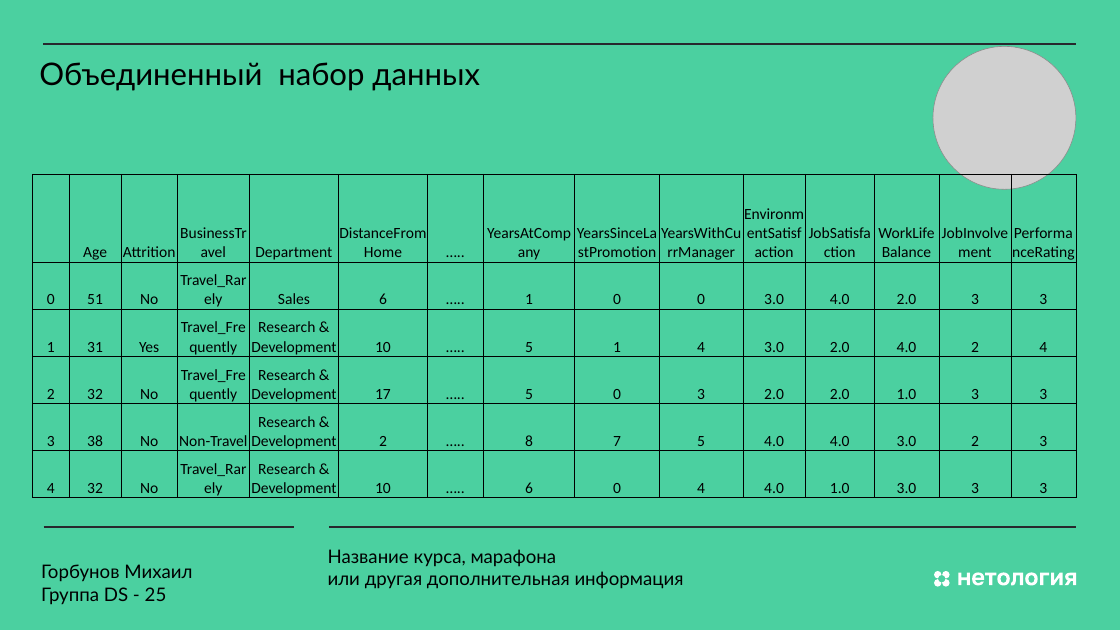
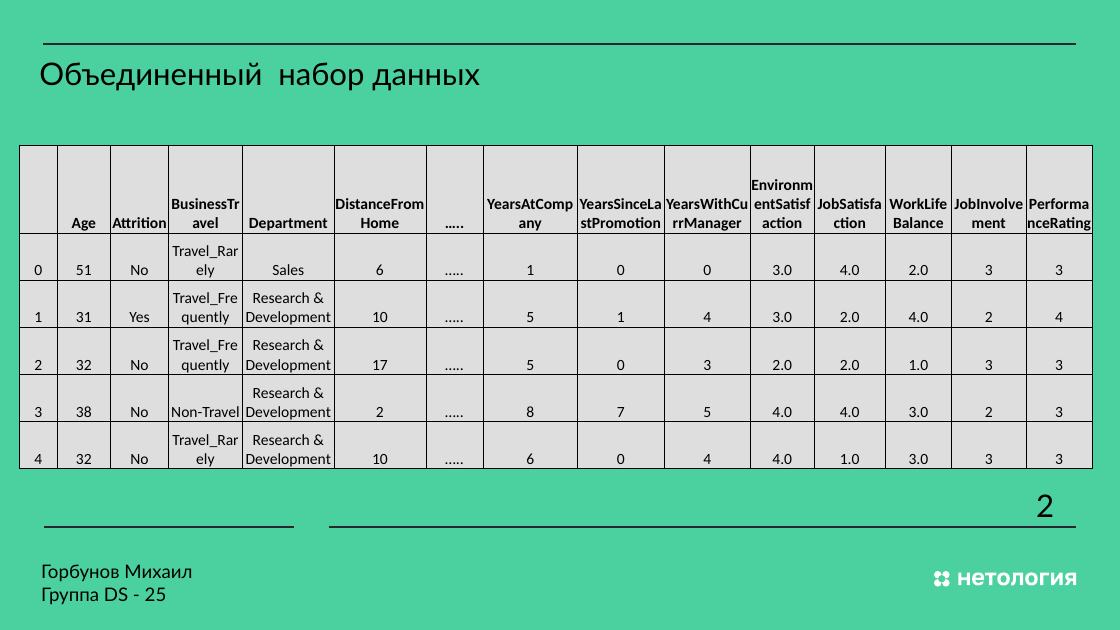
Before and after one commit to MS-max914/MX_2X, a slide deck: slide 6 of Diplom/10_10/Prezent.pptx (slide 7 before the commit). Drawn at 1120x630 pixels with LibreOffice and Linux fonts; fonts in the diff are those of the drawing; grey boxes stand for pictures. Boxes give left, top, right and bottom in pixels: in the first picture for what was removed or moved away, otherwise in the second. Text is boxed around its words. In the diff, an @@ line names an element or a change of style, - is before the commit and + after.

```diff
--- a/Diplom/10_10/Prezent.pptx
+++ b/Diplom/10_10/Prezent.pptx
@@ picture removed at <box>933,46,1076,189</box> @@
@@ table at <box>20,145,1094,471</box> @@
@@ fill none to #DEDEDE in 89 cells @@
@@ bold on in "Age", "Attrition", "BusinessTravel", "Department" and 10 more places @@
@@ table: place and size @@
-table at <box>32,174,1075,502</box>
+table at <box>20,145,1094,471</box>
@@ text added at <box>1036,494,1054,517</box>, 40 pt, text #000000 @@
+2
@@ text removed at <box>328,549,684,589</box> @@
-Название курса, марафона
-или другая дополнительная информация
```
Also in this commit, not shown: 21 other slides changed, 3 slides added, 4 slides removed.
